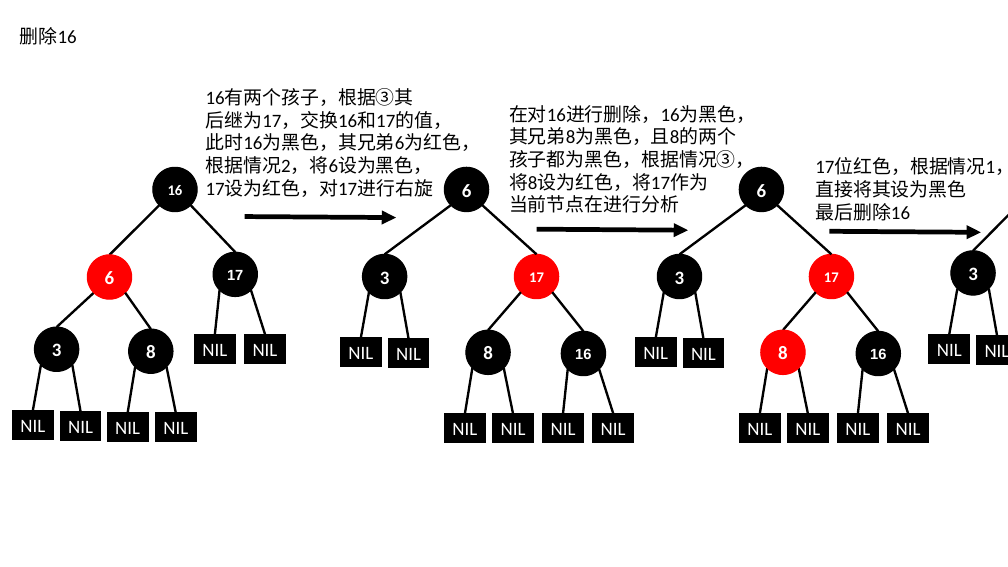
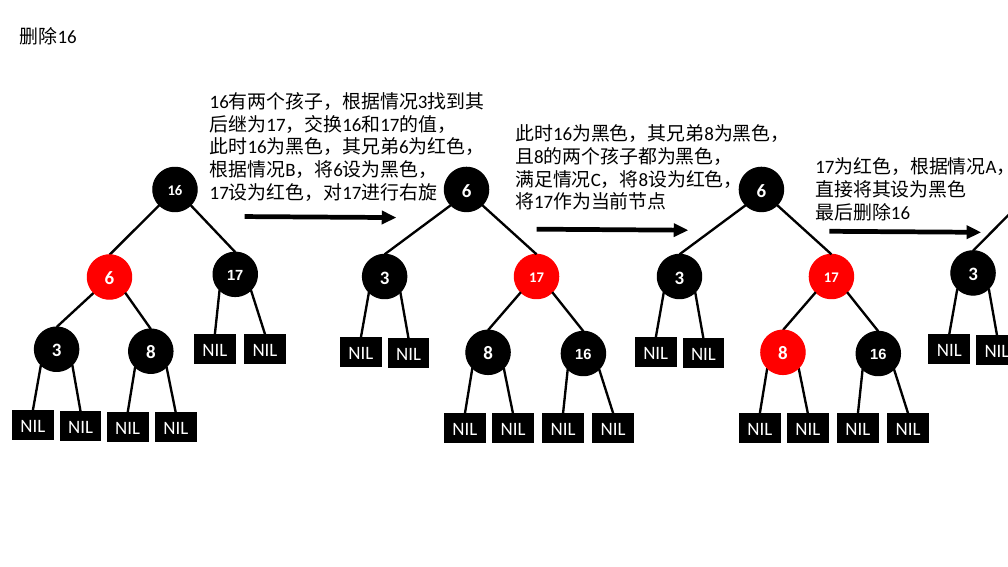
Before and after one commit to BinMarshall/studing, a slide deck: slide 33 of 源码分析/红黑树插入演示.pptx. Drawn at 1008x567 pixels with LibreOffice and Linux fonts; fonts in the diff are those of the drawing. Boxes give left, top, right and bottom in pixels: in the first picture for what was removed or moved away, otherwise in the second. Text is boxed around its words. In the diff, an @@ line names an element or a change of style, - is before the commit and + after.

```diff
--- a/源码分析/红黑树插入演示.pptx
+++ b/源码分析/红黑树插入演示.pptx
@@ text at [210, 92, 484, 110]: text changed @@
-16有两个孩子，根据③其
+16有两个孩子，根据情况3找到其
@@ text at [515, 124, 789, 210]: text changed @@
-在对16进行删除，16为黑色，
-其兄弟8为黑色，且8的两个
-孩子都为黑色，根据情况③，
-将8设为红色，将17作为
-当前节点在进行分析
+此时16为黑色，其兄弟8为黑色，
+且8的两个孩子都为黑色，
+满足情况C，将8设为红色，
+将17作为当前节点
@@ text at [210, 160, 438, 178]: text changed @@
-根据情况2，将6设为黑色，
+根据情况B，将6设为黑色，
@@ text at [815, 158, 1008, 175]: text changed @@
-17位红色，根据情况1，
+17为红色，根据情况A，
```
Also in this commit, not shown: 19 other slides changed.
